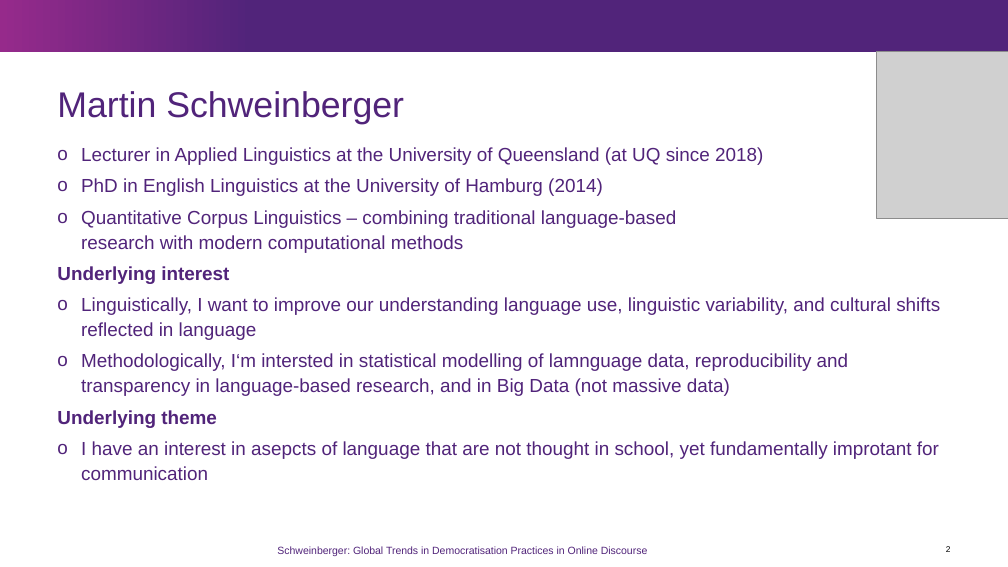
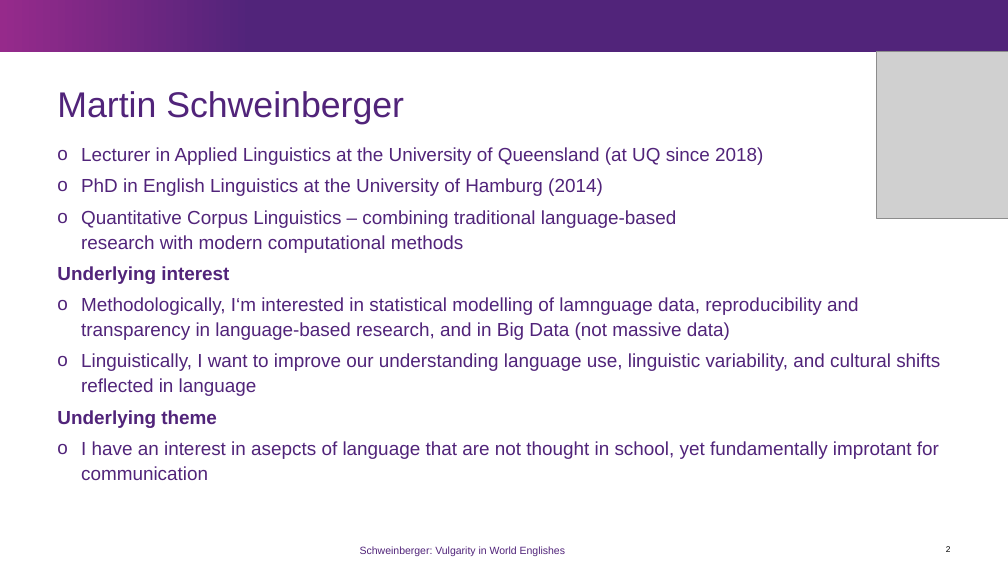
Before and after one commit to MartinSchweinberger/slides, a slide deck: slide 2 of LMU_Schweinberger_VulgarityInWorldEnglishes.pptx. Drawn at 1008x567 pixels with LibreOffice and Linux fonts; fonts in the diff are those of the drawing; grey boxes stand for pictures; background and template pictures are left out. Boxes give left, top, right and bottom in pixels: in the first picture for what was removed or moved away, otherwise in the second. Text is boxed around its words. In the diff, an @@ line names an element or a change of style, - is before the commit and + after.

```diff
--- a/LMU_Schweinberger_VulgarityInWorldEnglishes.pptx
+++ b/LMU_Schweinberger_VulgarityInWorldEnglishes.pptx
@@ text at (81,297,859,340): paragraph added @@
+o Methodologically, I‘m interested in statistical modelling of lamnguage data, reproducibility and transparency in language-based research, and in Big Data (not massive data)
@@ text at (81,353,849,396): paragraph removed @@
-o Methodologically, I‘m intersted in statistical modelling of lamnguage data, reproducibility and transparency in language-based research, and in Big Data (not massive data)
@@ text at (360,546,565,556): text changed @@
-Schweinberger: Global Trends in Democratisation Practices in Online Discourse
+Schweinberger: Vulgarity in World Englishes
```
Also in this commit, not shown: 5 other slides changed, 10 slides removed.
